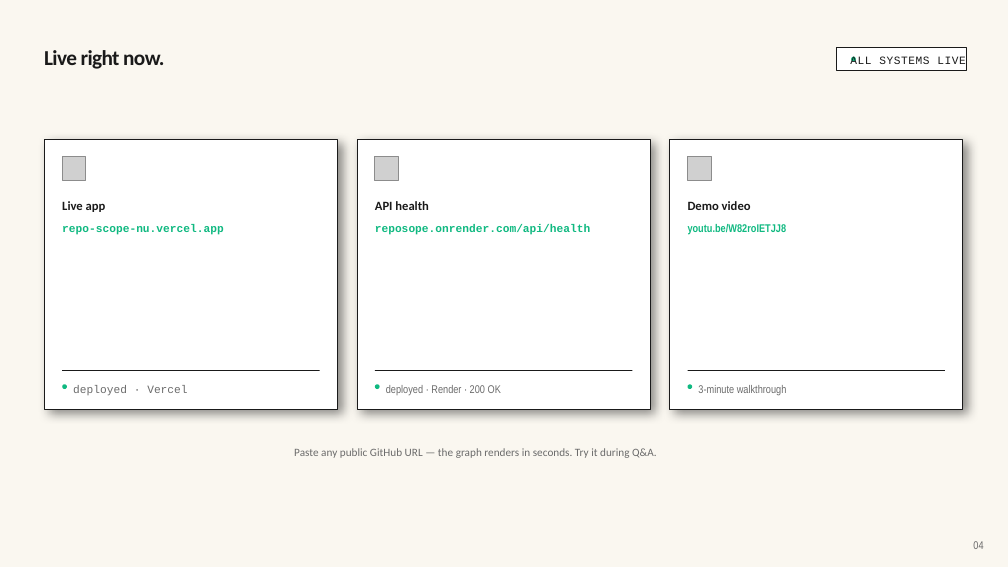
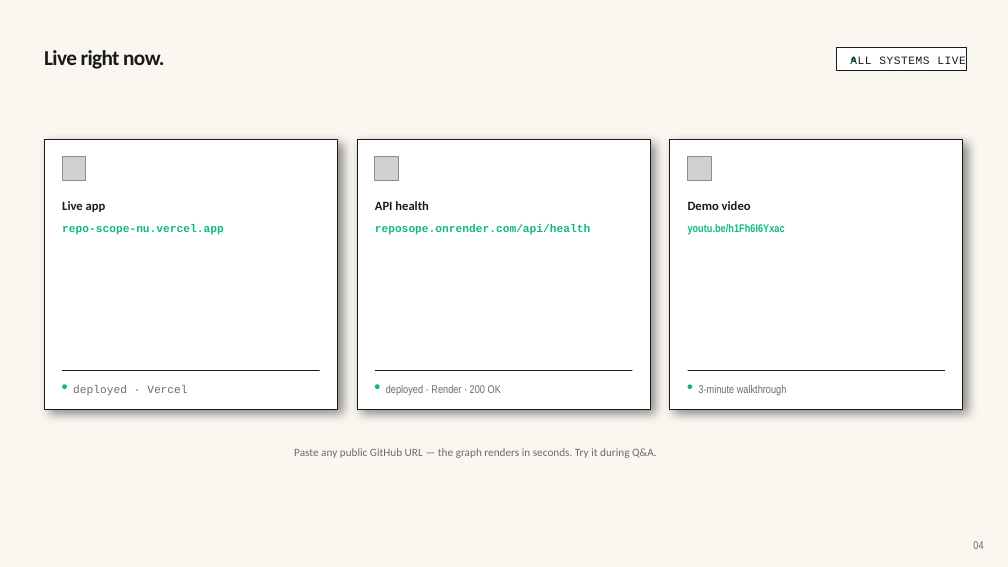
Before and after one commit to adityapatel5912/RepoScope, a slide deck: slide 4 of RepoScope — Pitch Deck v3.0.pptx. Drawn at 1008x567 pixels with LibreOffice and Linux fonts; fonts in the diff are those of the drawing; grey boxes stand for pictures. Boxes give left, top, right and bottom in pixels: in the first picture for what was removed or moved away, otherwise in the second. Text is boxed around its words. In the diff, an @@ line names an element or a change of style, - is before the commit and + after.

Commit message:
Update Pitch Files.

```diff
--- a/RepoScope — Pitch Deck v3.0.pptx
+++ b/RepoScope — Pitch Deck v3.0.pptx
@@ text at box(688, 224, 785, 235): text changed @@
-youtu.be/W82roIETJJ8
+youtu.be/h1Fh6I6Yxac
```
Also in this commit, not shown: 1 other slide changed, 1 other file.
